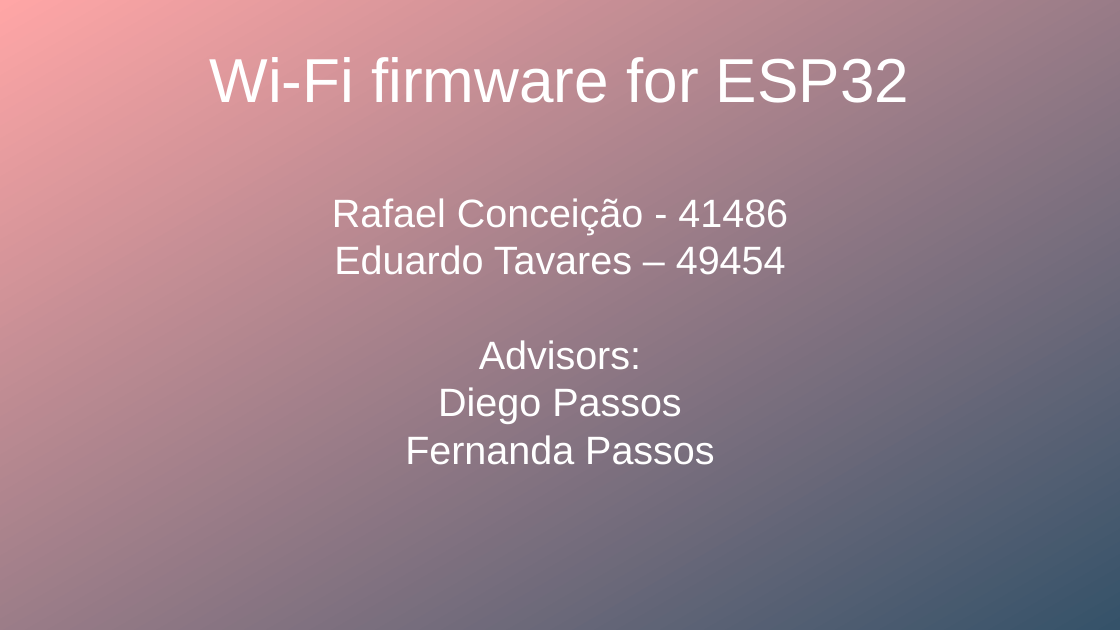
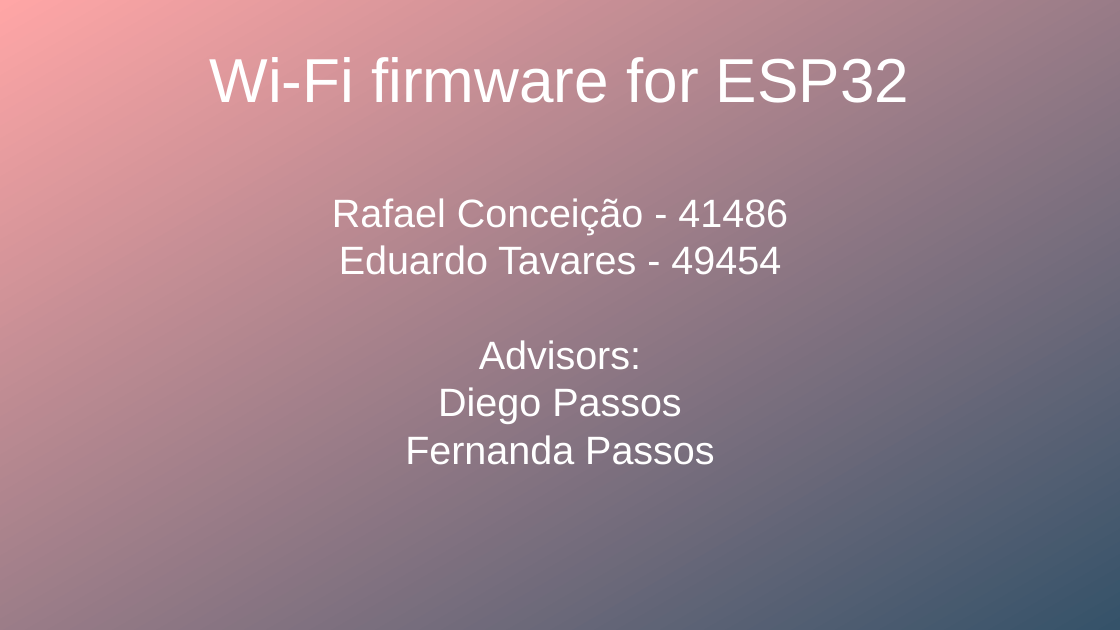
Before and after one commit to R-Fig-Con/ESP32-Wi-Fi-Firmware, a slide deck: slide 1 of docs/progress_slides.odp. Drawn at 1120x630 pixels with LibreOffice and Linux fonts; fonts in the diff are those of the drawing. Boxes give left, top, right and bottom in pixels: in the first picture for what was removed or moved away, otherwise in the second. Text is boxed around its words. In the diff, an @@ line names an element or a change of style, - is before the commit and + after.

Commit message:
slides progress

```diff
--- a/docs/progress_slides.odp
+++ b/docs/progress_slides.odp
@@ subtitle at (x1=339, y1=245, x2=781, y2=275): text changed @@
-Eduardo Tavares – 49454
+Eduardo Tavares - 49454
```
Also in this commit, not shown: 1 other file.
